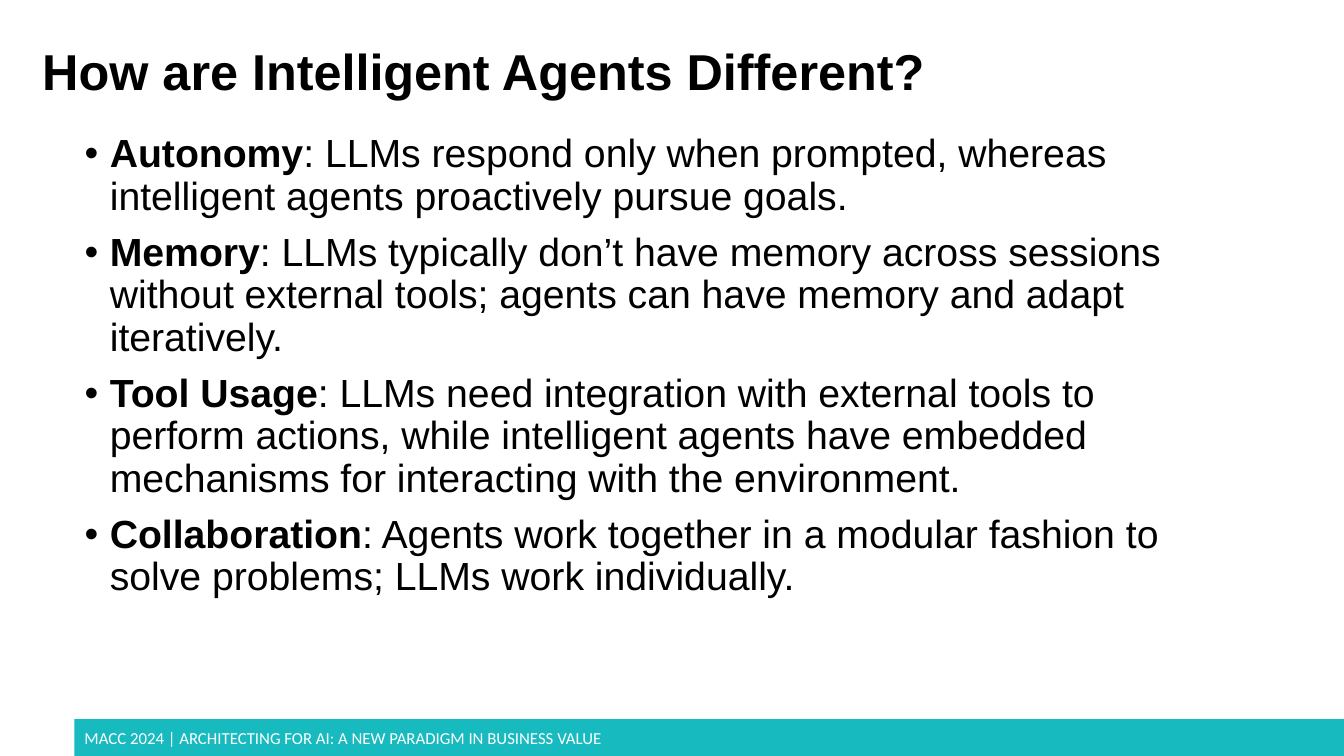
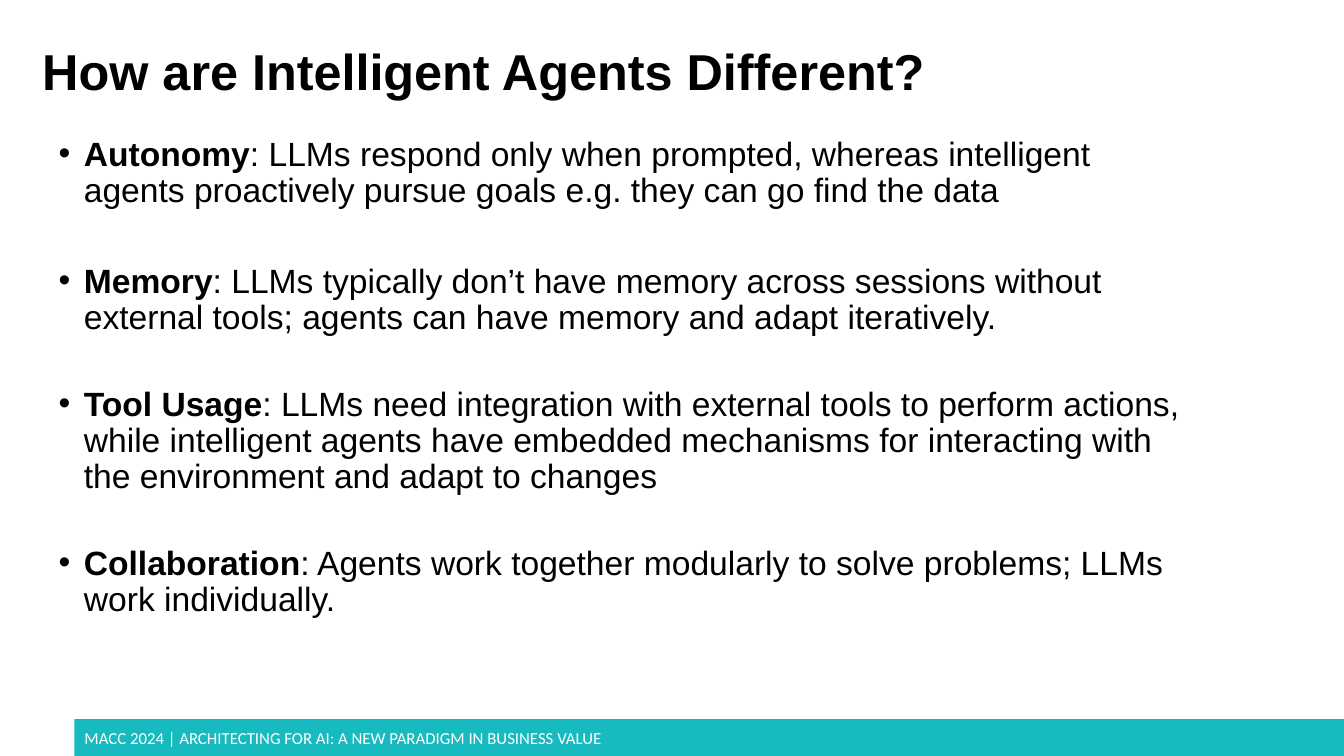
Before and after one commit to dmccreary/genai-arch-patterns, a slide deck: slide 11 of slides/MACC-2024-bv-of-agents.pptx (slide 13 before the commit). Drawn at 1344x756 pixels with LibreOffice and Linux fonts; fonts in the diff are those of the drawing; background and template pictures are left out. Boxes give left, top, right and bottom in pixels: in the first picture for what was removed or moved away, otherwise in the second. Text is boxed around its words. In the diff, an @@ line names an element or a change of style, - is before the commit and + after.

```diff
--- a/slides/MACC-2024-bv-of-agents.pptx
+++ b/slides/MACC-2024-bv-of-agents.pptx
@@ text "Autonomy: LLMs respond only when ...": place and size @@
-text "Autonomy: LLMs respond only when ..." at bbox=[110, 138, 1160, 598]
+text "Autonomy: LLMs respond only when ..." at bbox=[84, 141, 1179, 618]
@@ text at bbox=[84, 141, 1090, 209]: text changed; size 28 to 24 pt @@
-• Autonomy: LLMs respond only when prompted, whereas intelligent agents proactively pursue goals.
+• Autonomy: LLMs respond only when prompted, whereas intelligent agents proactively pursue goals e.g. they can go find the data
@@ text at bbox=[84, 268, 1101, 336]: size 28 to 24 pt in "Memory: LLMs typically don’t have memory across ..." @@
@@ text at bbox=[84, 391, 1179, 618]: text changed; size 28 to 24 pt @@
-• Tool Usage: LLMs need integration with external tools to perform actions, while intelligent agents have embedded mechanisms for interacting with the environment.
-• Collaboration: Agents work together in a modular fashion to solve problems; LLMs work individually.
+• Tool Usage: LLMs need integration with external tools to perform actions, while intelligent agents have embedded mechanisms for interacting with the environment and adapt to changes
+• Collaboration: Agents work together modularly to solve problems; LLMs work individually.
```
Also in this commit, not shown: 13 other slides changed, 19 slides added, 1 slide removed.
